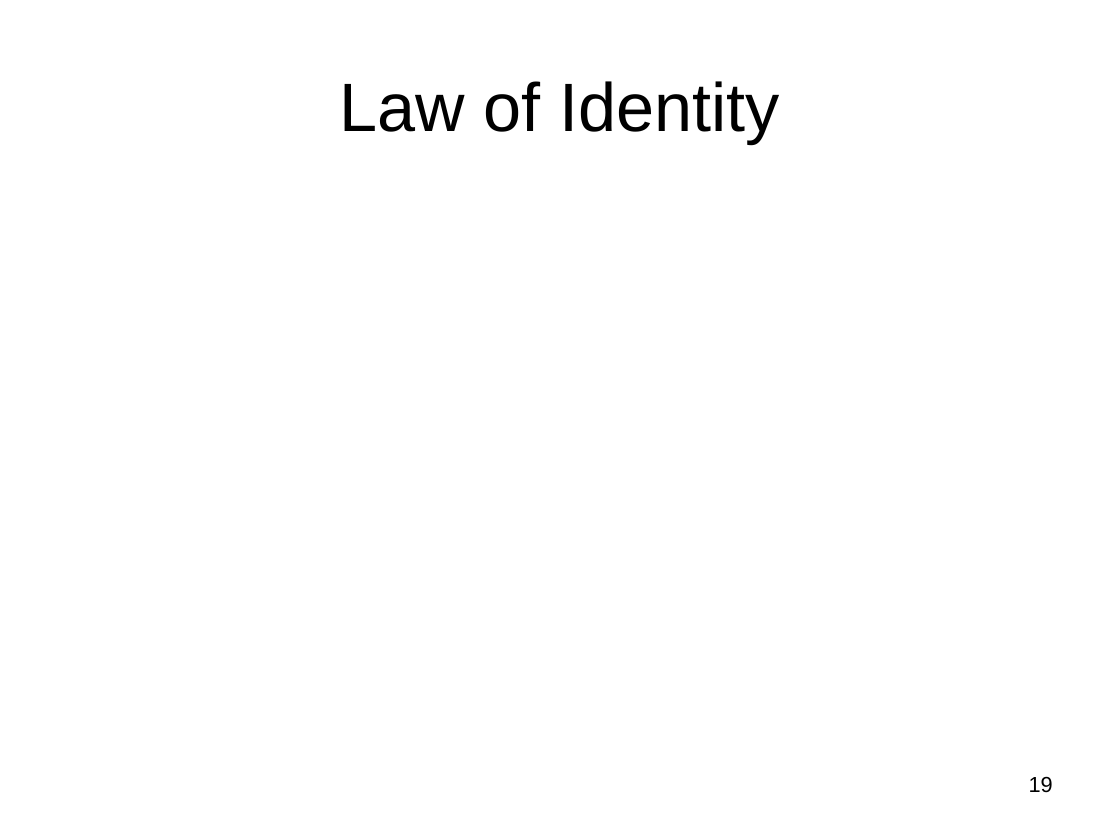
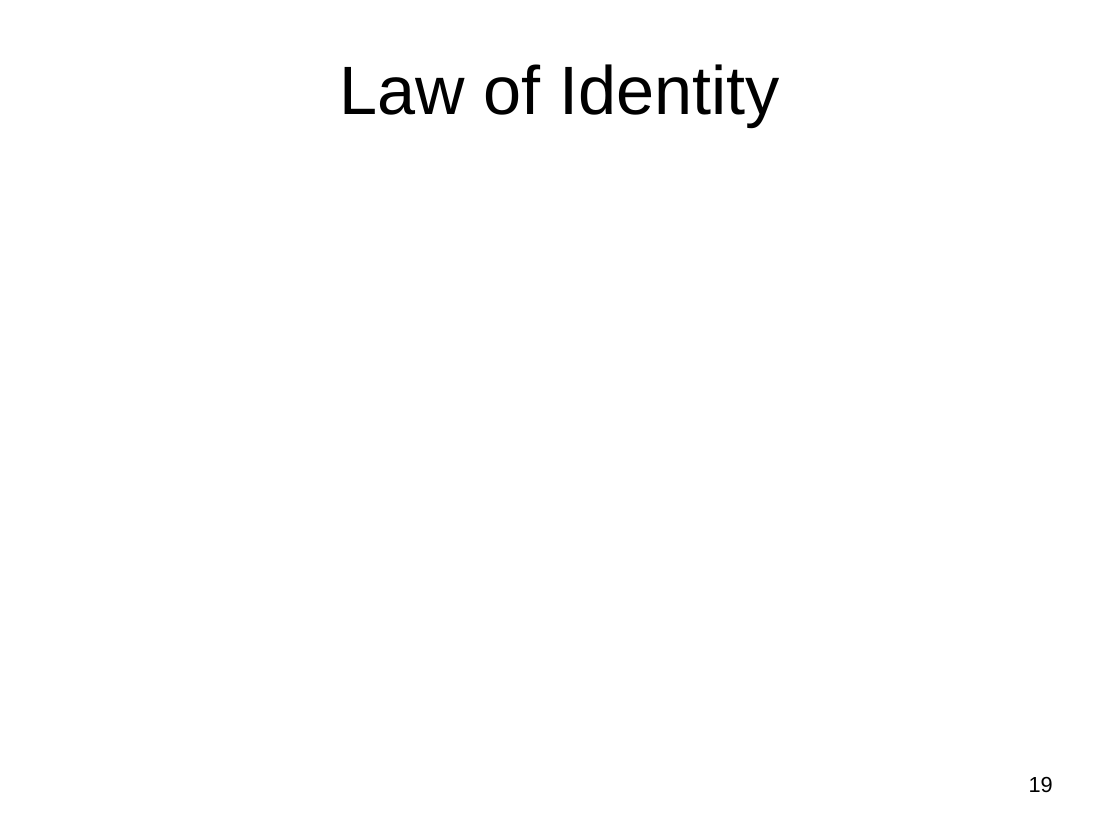
Before and after one commit to rafiyz/rafiyz.github.io, a slide deck: slide 19 of courses/Dis Str IMS/Dis Str IMS File/DS - Week 2.pptx. Drawn at 1120x840 pixels with LibreOffice and Linux fonts; fonts in the diff are those of the drawing; grey boxes stand for pictures. Boxes give left, top, right and bottom in pixels: in the first picture for what was removed or moved away, otherwise in the second. Text is boxed around its words. In the diff, an @@ line names an element or a change of style, - is before the commit and + after.

```diff
--- a/courses/Dis Str IMS/Dis Str IMS File/DS - Week 2.pptx
+++ b/courses/Dis Str IMS/Dis Str IMS File/DS - Week 2.pptx
@@ title "Law of Identity": place and size @@
-title "Law of Identity" at [339, 81, 780, 143]
+title "Law of Identity" at [339, 64, 780, 126]
```
Also in this commit, not shown: 1 slide added, 2 other files.
